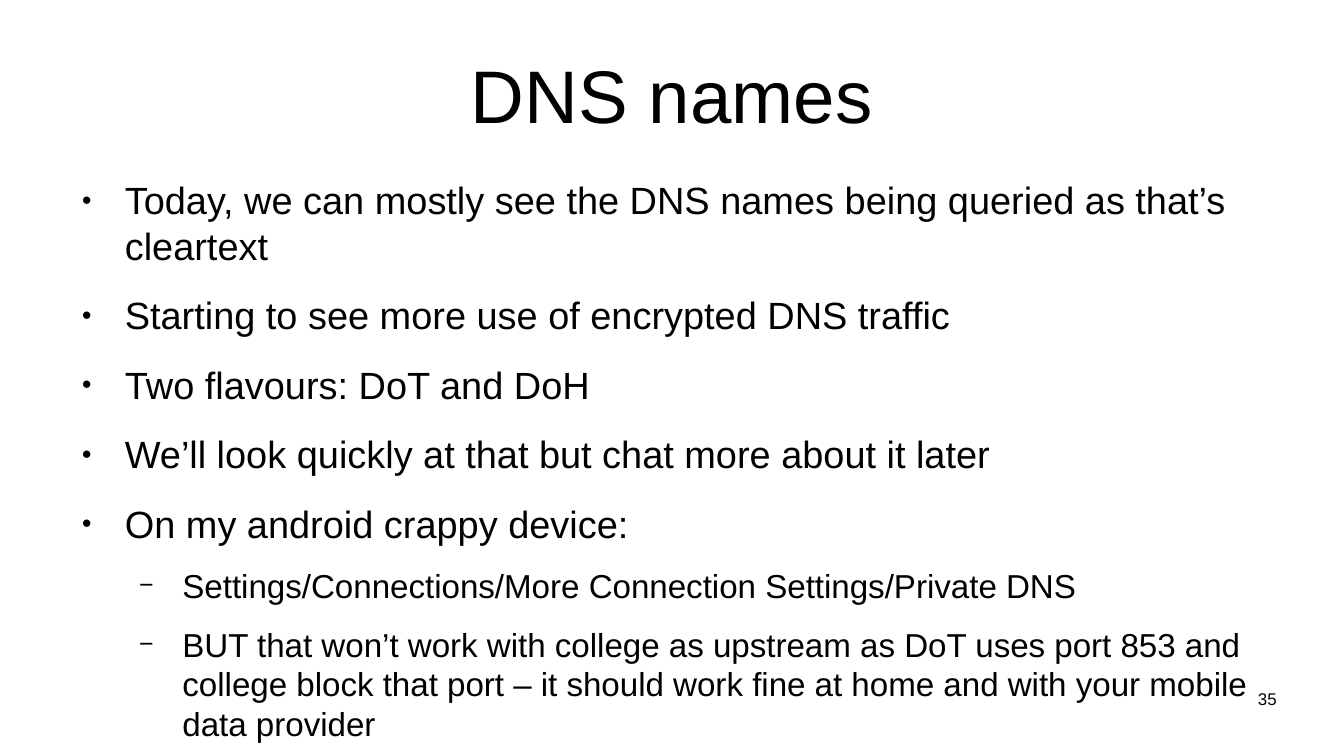
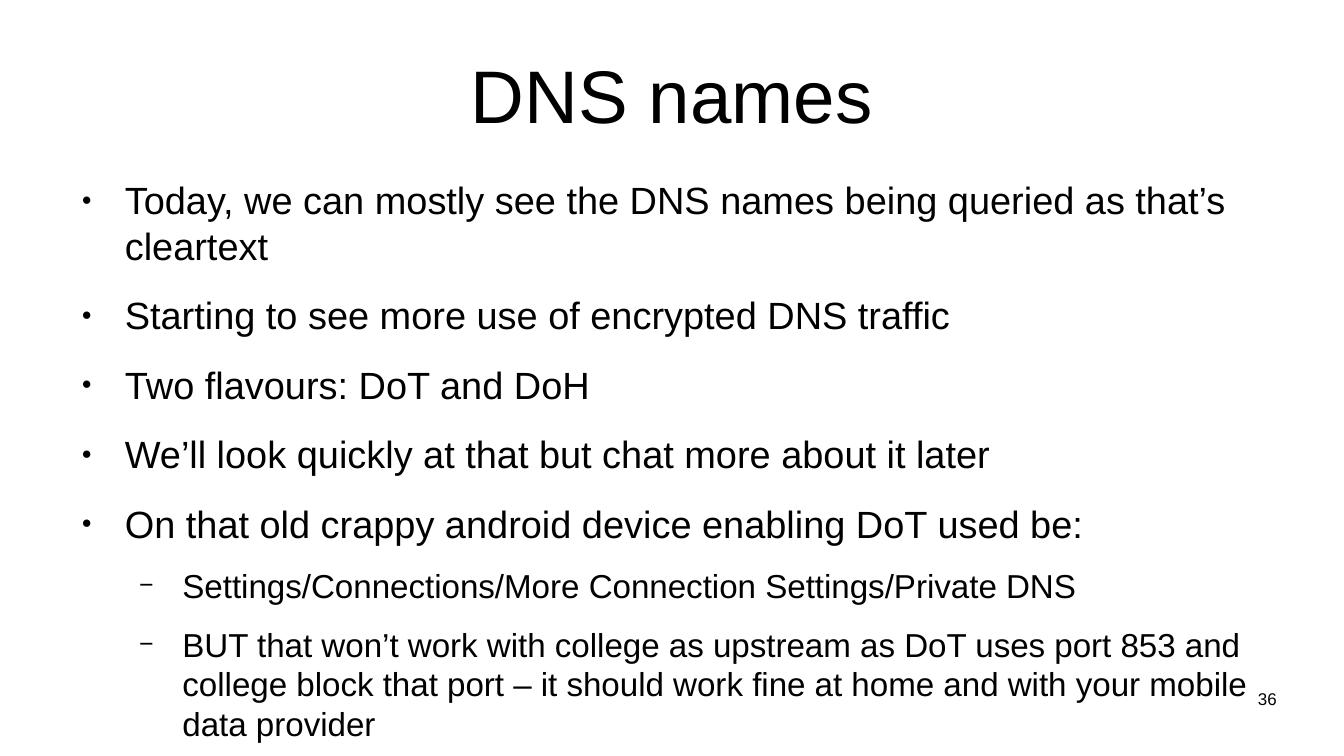
Before and after one commit to sftcd/witidtm, a slide deck: slide 36 of lectures/2022-2023/labs.odp (slide 35 before the commit). Drawn at 1344x756 pixels with LibreOffice and Linux fonts; fonts in the diff are those of the drawing. Boxes give left, top, right and bottom in pixels: in the first picture for what was removed or moved away, otherwise in the second. Text is boxed around its words. In the diff, an @@ line names an element or a change of style, - is before the commit and + after.

```diff
--- a/lectures/2022-2023/labs.odp
+++ b/lectures/2022-2023/labs.odp
@@ text at bbox=[125, 510, 1083, 545]: text changed @@
-● On my android crappy device:
+● On that old crappy android device enabling DoT used be:
@@ page number at bbox=[1258, 693, 1277, 705]: text changed @@
-35
+36
```
Also in this commit, not shown: 6 other slides changed, 1 slide added, 1 other file.
